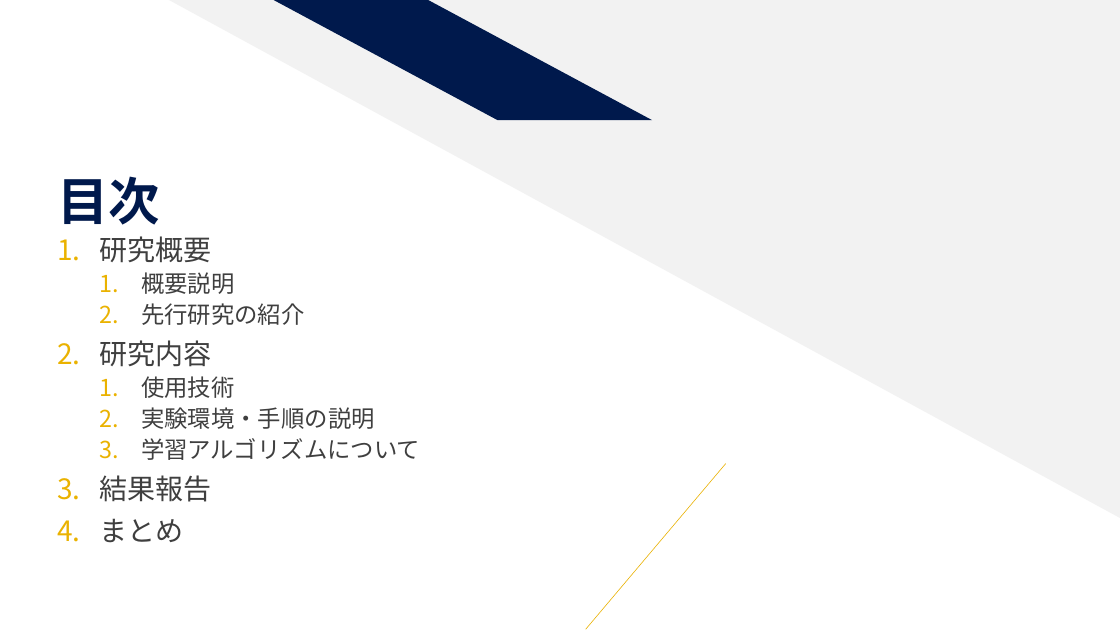
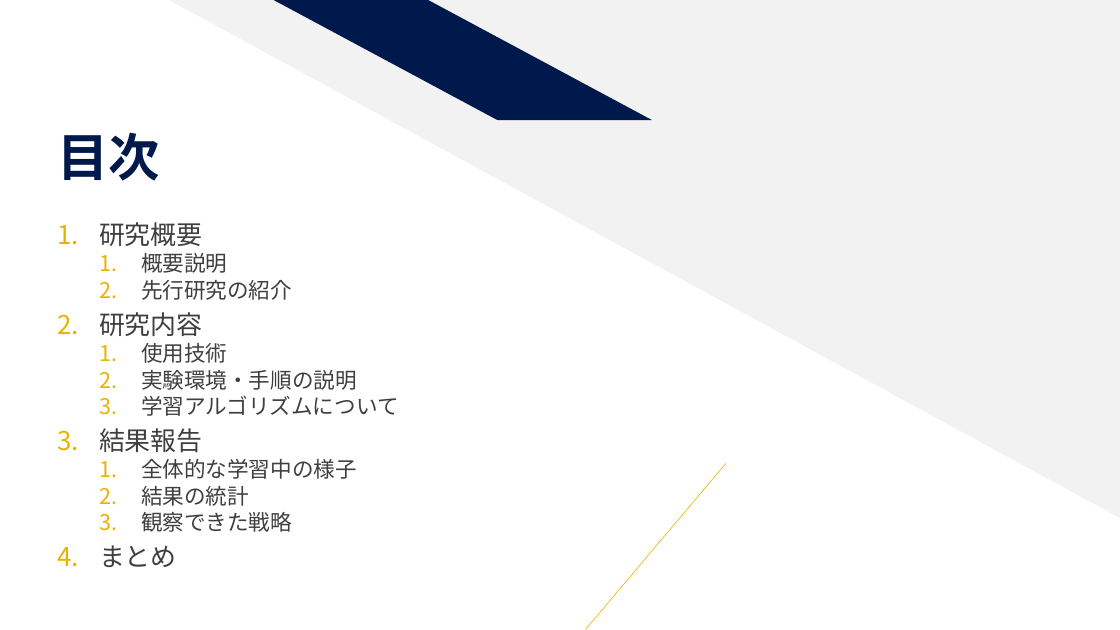
Before and after one commit to tsyu12345/NU-GraduateReport, a slide deck: slide 2 of 卒業研究最終発表.pptx. Drawn at 1120x630 pixels with LibreOffice and Linux fonts; fonts in the diff are those of the drawing. Boxes give left, top, right and bottom in pixels: in the first picture for what was removed or moved away, otherwise in the second. Text is boxed around its words. In the diff, an @@ line names an element or a change of style, - is before the commit and + after.

```diff
--- a/卒業研究最終発表.pptx
+++ b/卒業研究最終発表.pptx
@@ title "目次": place and size @@
-title "目次" at [57,176,160,225]
+title "目次" at [57,132,160,181]
@@ text "研究概要": place and size @@
-text "研究概要" at [99,236,420,543]
+text "研究概要" at [99,222,399,567]
@@ text at [99,222,399,567]: size 24 to 22.2 pt in "研究概要", "研究内容", "結果報告", "まとめ"; size 20 to 18.5 pt in "概要説明", "先行研究の紹介", "使用技術", "実験環境・手順の説明" and 1 more places; line spacing 0.9 to 0.8 @@
@@ text at [141,459,357,532]: paragraphs added @@
+  1. 全体的な学習中の様子
+  2. 結果の統計
+  3. 観察できた戦略
```
Also in this commit, not shown: 4 other slides changed, 4 slides added, 4 other files.
